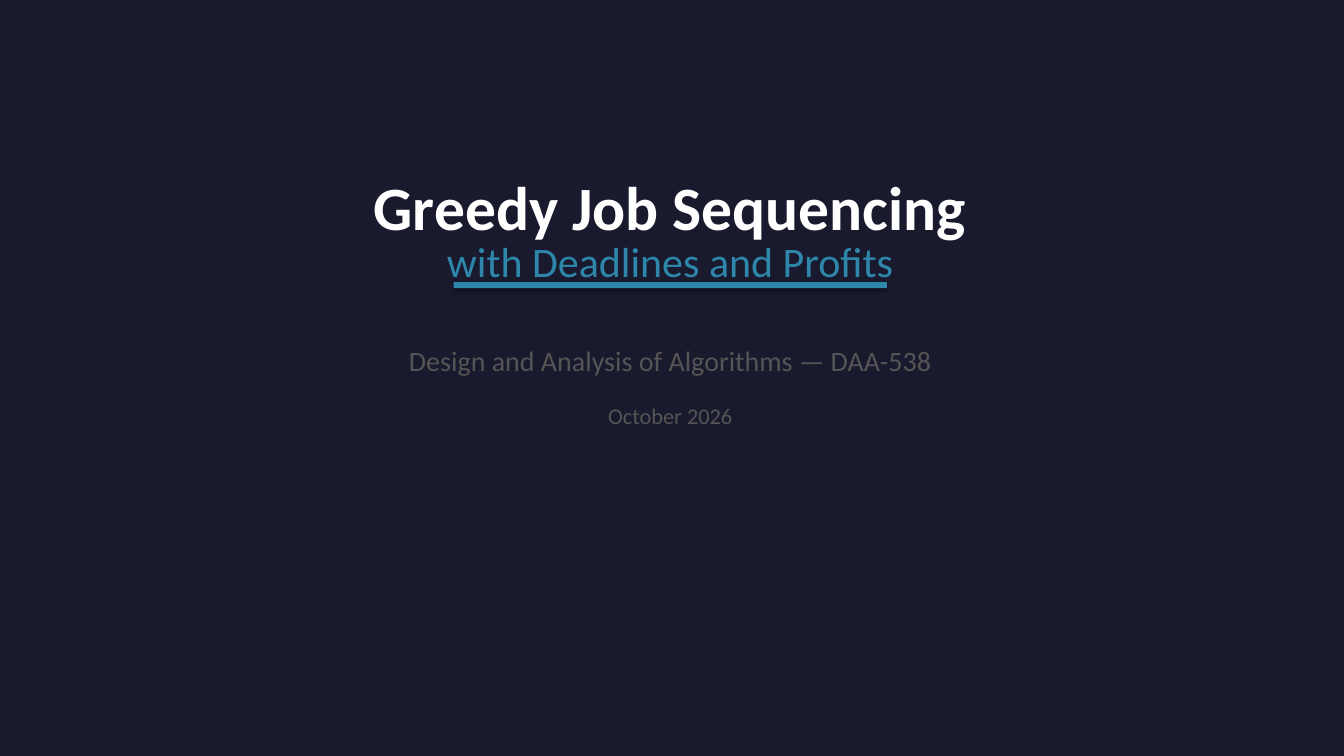
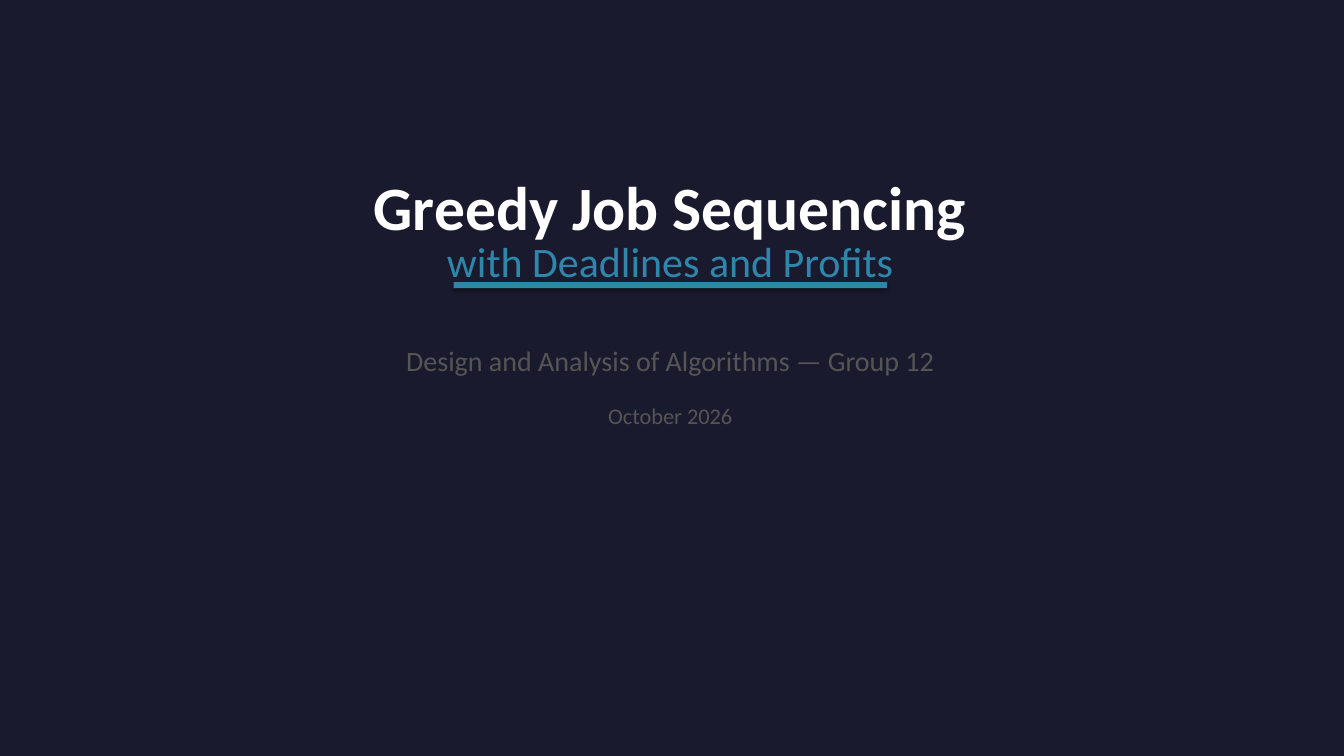
Before and after one commit to ailenikrishnasahithi26-a11y/DAA-Macro-Project-Group12, a slide deck: slide 12 of Group12_DAA_Macro_Project.pptx (slide 11 before the commit). Drawn at 1344x756 pixels with LibreOffice and Linux fonts; fonts in the diff are those of the drawing. Boxes give left, top, right and bottom in pixels: in the first picture for what was removed or moved away, otherwise in the second. Text is boxed around its words. In the diff, an @@ line names an element or a change of style, - is before the commit and + after.

Commit message:
Add Group 12 cover and section headers to presentation

```diff
--- a/Group12_DAA_Macro_Project.pptx
+++ b/Group12_DAA_Macro_Project.pptx
@@ text at bbox=[406, 352, 933, 376]: text changed @@
-Design and Analysis of Algorithms — DAA-538
+Design and Analysis of Algorithms — Group 12
```
Also in this commit, not shown: 3 other slides changed, 1 slide added.
